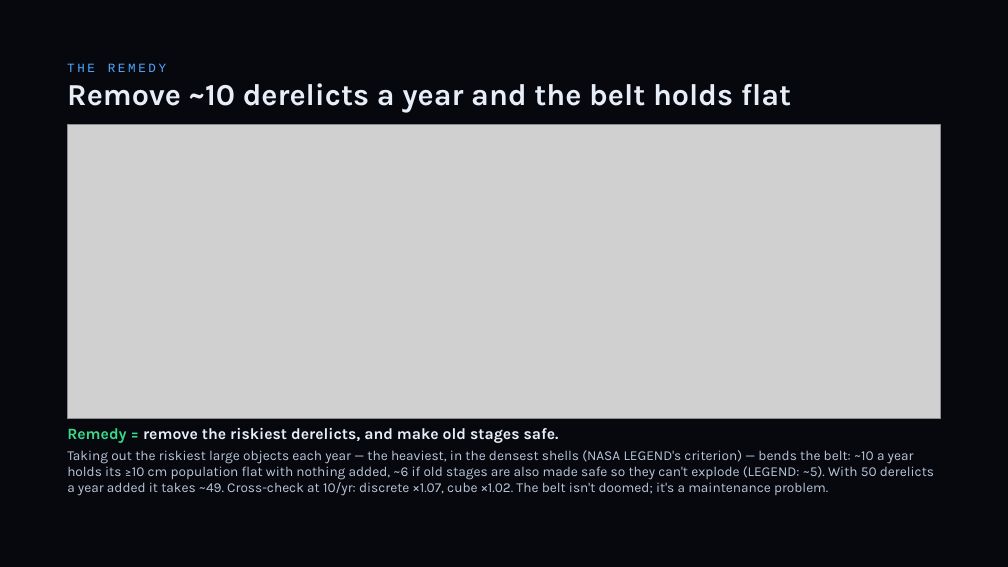
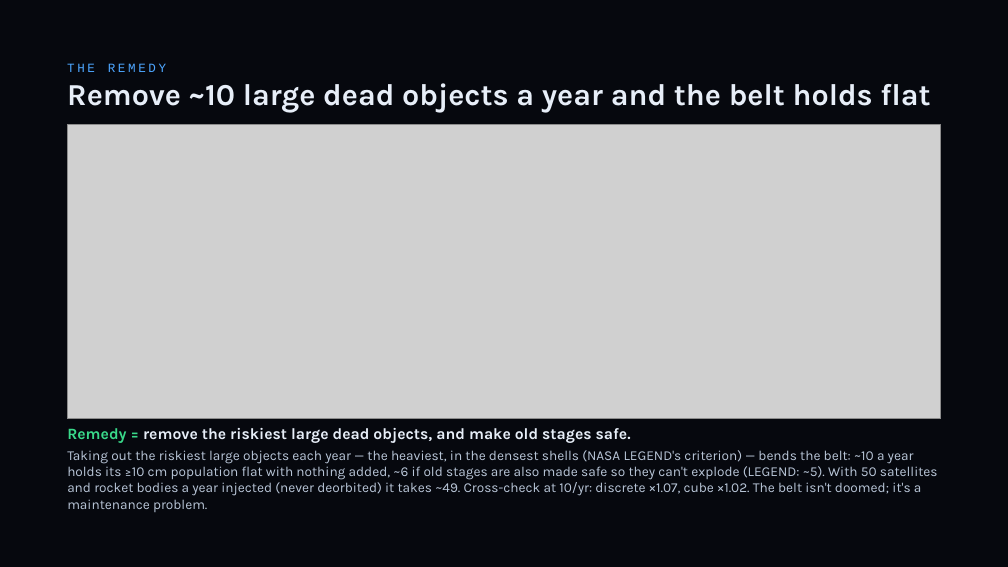
Before and after one commit to TimKadyrov/DebrisCascade, a slide deck: slide 20 of Barrel of Nails — Kessler Study.pptx. Drawn at 1008x567 pixels with LibreOffice and Linux fonts; fonts in the diff are those of the drawing; grey boxes stand for pictures. Boxes give left, top, right and bottom in pixels: in the first picture for what was removed or moved away, otherwise in the second. Text is boxed around its words. In the diff, an @@ line names an element or a change of style, - is before the commit and + after.

```diff
--- a/Barrel of Nails — Kessler Study.pptx
+++ b/Barrel of Nails — Kessler Study.pptx
@@ text at [67,83,930,113]: text changed @@
-Remove ~10 derelicts a year and the belt holds flat
+Remove ~10 large dead objects a year and the belt holds flat
@@ text at [67,428,938,512]: text changed @@
-Remedy = remove the riskiest derelicts, and make old stages safe.
-Taking out the riskiest large objects each year — the heaviest, in the densest shells (NASA LEGEND's criterion) — bends the belt: ~10 a year holds its ≥10 cm population flat with nothing added, ~6 if old stages are also made safe so they can't explode (LEGEND: ~5). With 50 derelicts a year added it takes ~49. Cross-check at 10/yr: discrete ×1.07, cube ×1.02. The belt isn't doomed; it's a maintenance problem.
+Remedy = remove the riskiest large dead objects, and make old stages safe.
+Taking out the riskiest large objects each year — the heaviest, in the densest shells (NASA LEGEND's criterion) — bends the belt: ~10 a year holds its ≥10 cm population flat with nothing added, ~6 if old stages are also made safe so they can't explode (LEGEND: ~5). With 50 satellites and rocket bodies a year injected (never deorbited) it takes ~49. Cross-check at 10/yr: discrete ×1.07, cube ×1.02. The belt isn't doomed; it's a maintenance problem.
```
Also in this commit, not shown: 6 other slides changed, 9 other files.
